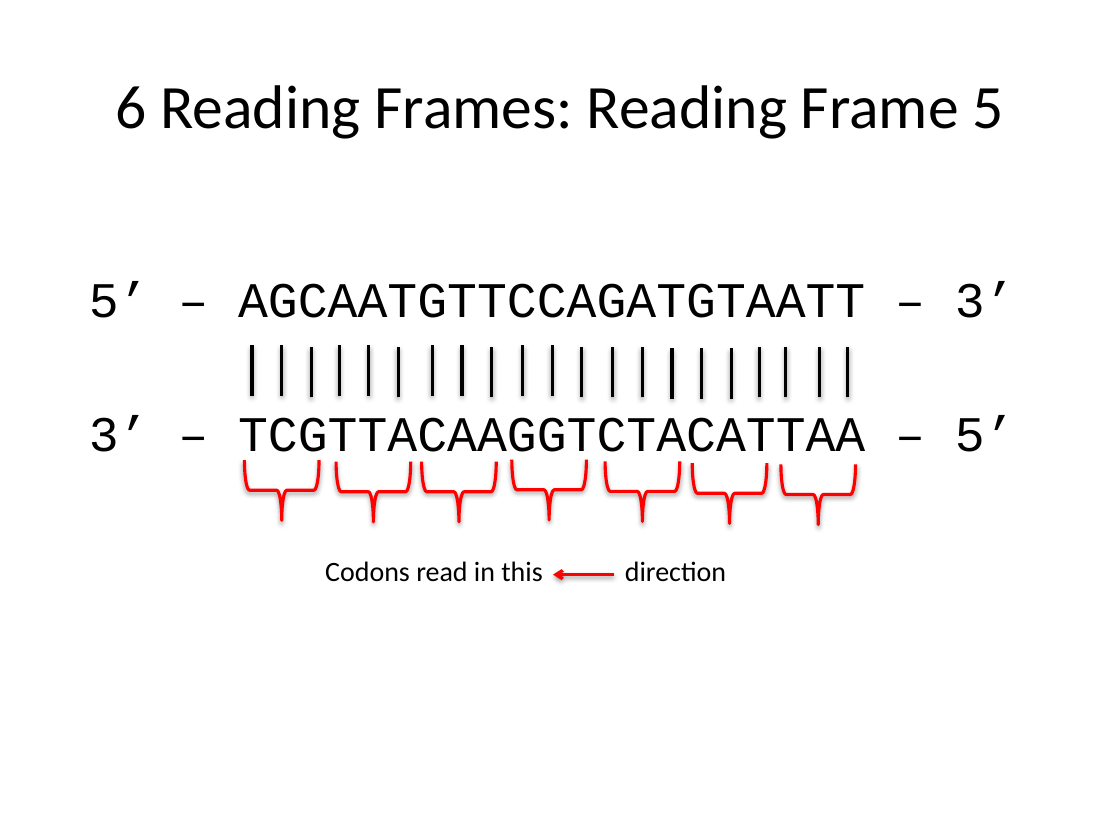
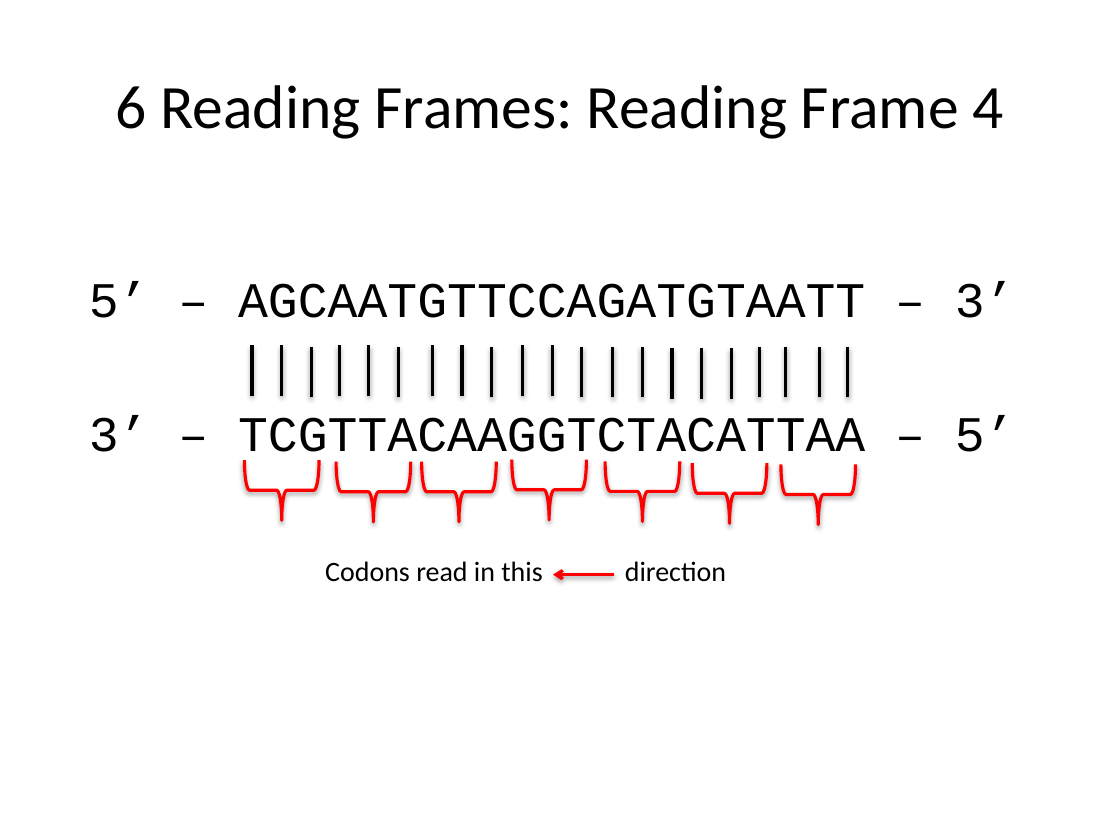
Before and after one commit to sd17fall/softdes.web, a slide deck: slide 19 of files/slides/Day02.pptx. Drawn at 1120x840 pixels with LibreOffice and Linux fonts; fonts in the diff are those of the drawing. Boxes give left, top, right and bottom in pixels: in the first picture for what was removed or moved away, otherwise in the second. Text is boxed around its words. In the diff, an @@ line names an element or a change of style, - is before the commit and + after.

```diff
--- a/files/slides/Day02.pptx
+++ b/files/slides/Day02.pptx
@@ title at (115,85,1004,139): text changed @@
-6 Reading Frames: Reading Frame 5
+6 Reading Frames: Reading Frame 4
```
Also in this commit, not shown: 8 other slides changed, 1 slide added, 1 slide removed, 1 other file.
